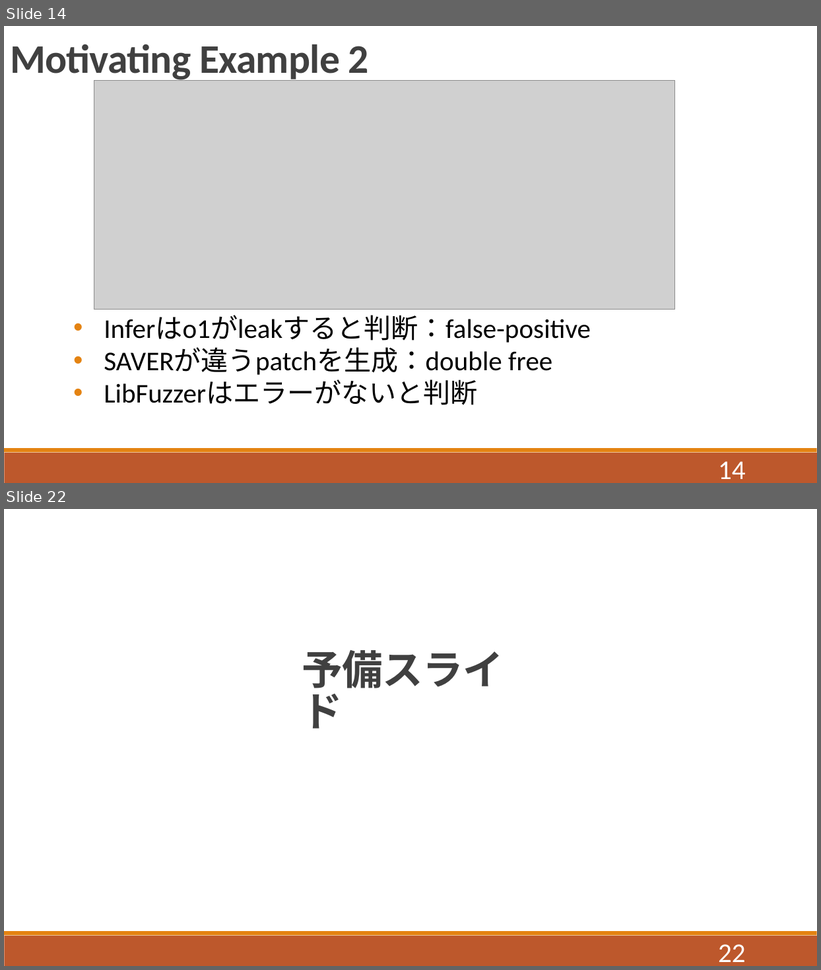
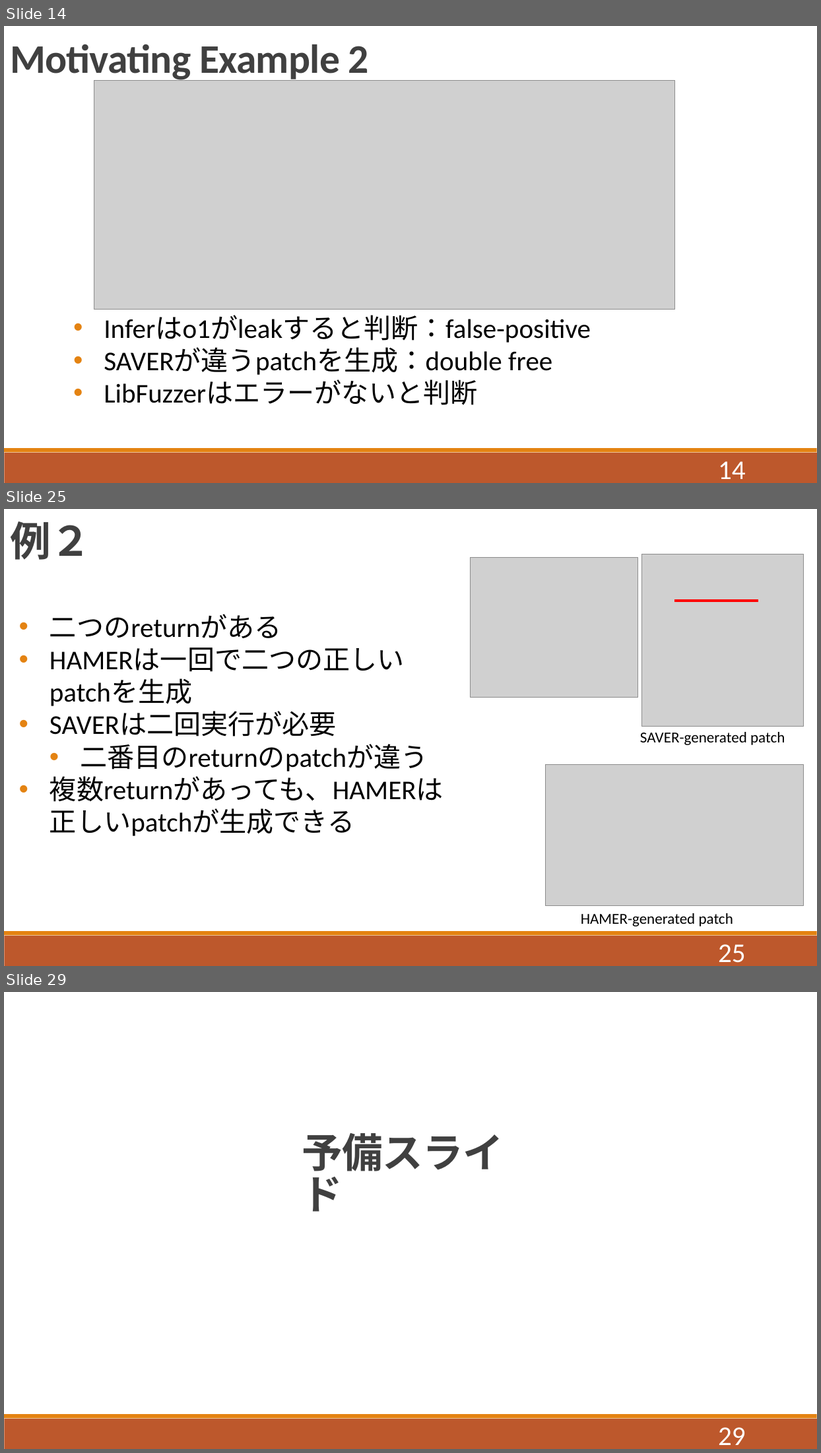
Before and after one commit to QIANZECHANG/MyResearch, a slide deck: 修論/修論発表.pptx. Shown one above the other, each under a label of ours: slides 14 and 22 before the commit, slides 14, 25 and 29 after it; the slides between them are not shown. The pictures are 821x970 and 821x1453 pixels, drawn with LibreOffice and Linux fonts; fonts in the diff are those of the drawing; grey boxes stand for pictures. Boxes give left, top, right and bottom in pixels: in the first picture for what was removed or moved away, otherwise in the second. Text is boxed around its words. In the diff, an @@ line names an element or a change of style, - is before the commit and + after.

```diff
--- a/修論/修論発表.pptx
+++ b/修論/修論発表.pptx
@@ slide 25 added at bbox=[4, 509, 817, 966], background #FFFFFF; not listed: 2 template elements that a slide beside it also shows @@
@@ text added at bbox=[10, 522, 90, 560], 48 pt, text #404040, bold @@
+例２
@@ picture added at bbox=[471, 557, 638, 698] @@
@@ picture added at bbox=[642, 554, 805, 727] @@
@@ line added from (675, 601) to (758, 601), #FF0000 3 pt @@
@@ text added at bbox=[50, 614, 444, 802], 32 pt, text #000000 @@
+  • 二つのreturnがある
+  • HAMERは一回で二つの正しいpatchを生成
+  • SAVERは二回実行が必要
+    • 二番目のreturnのpatchが違う
+  • 複数returnがあっても、HAMERは正しいpatchが生成できる
@@ text added at bbox=[640, 732, 785, 745], 18 pt, text #000000 @@
+SAVER-generated patch
@@ picture added at bbox=[547, 764, 805, 906] @@
@@ text added at bbox=[581, 914, 733, 927], 18 pt, text #000000 @@
+HAMER-generated patch
@@ page number added at bbox=[718, 945, 746, 963], 32 pt, text #FFFFFF @@
+25
@@ what was slide 22 is now slide 29 @@
@@ page number at bbox=[718, 1428, 746, 1445]: text changed @@
-22
+29
```
Also in this commit, not shown: 5 slides changed, 13 other slides added, 6 slides removed, 55 other files.
